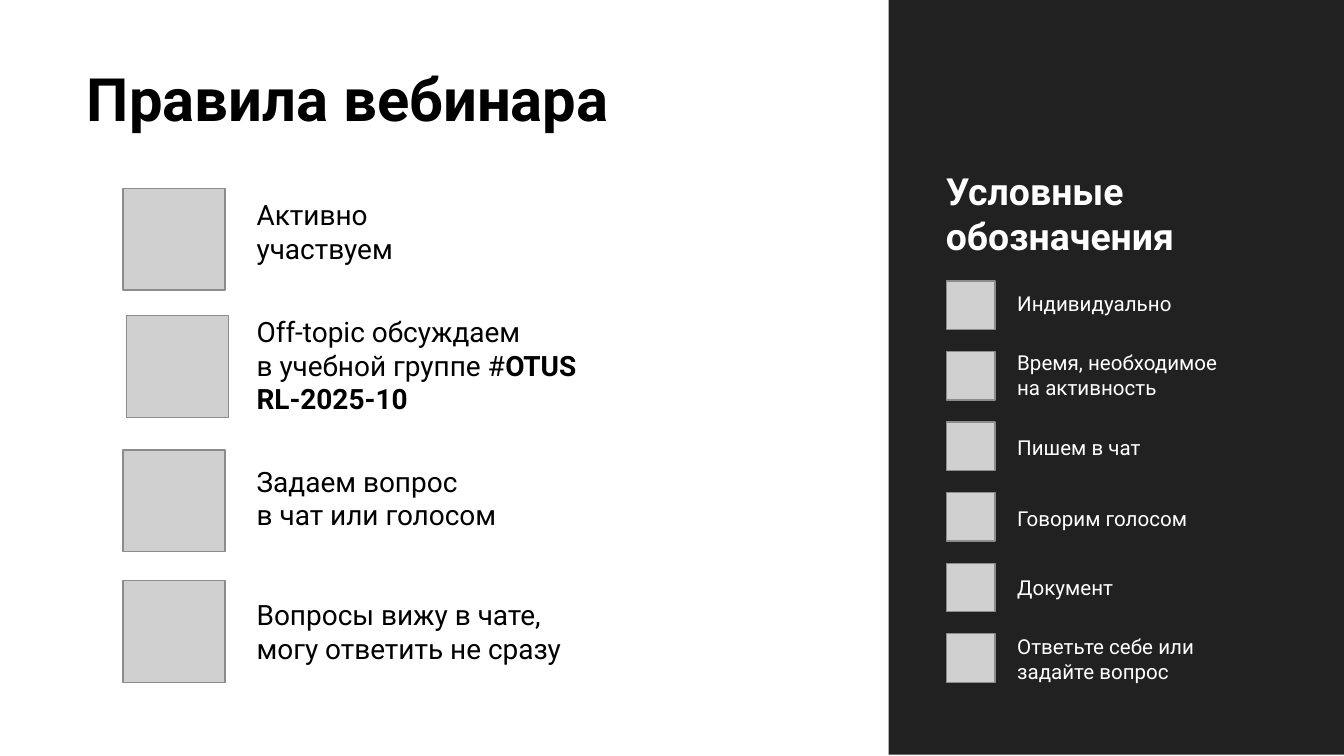
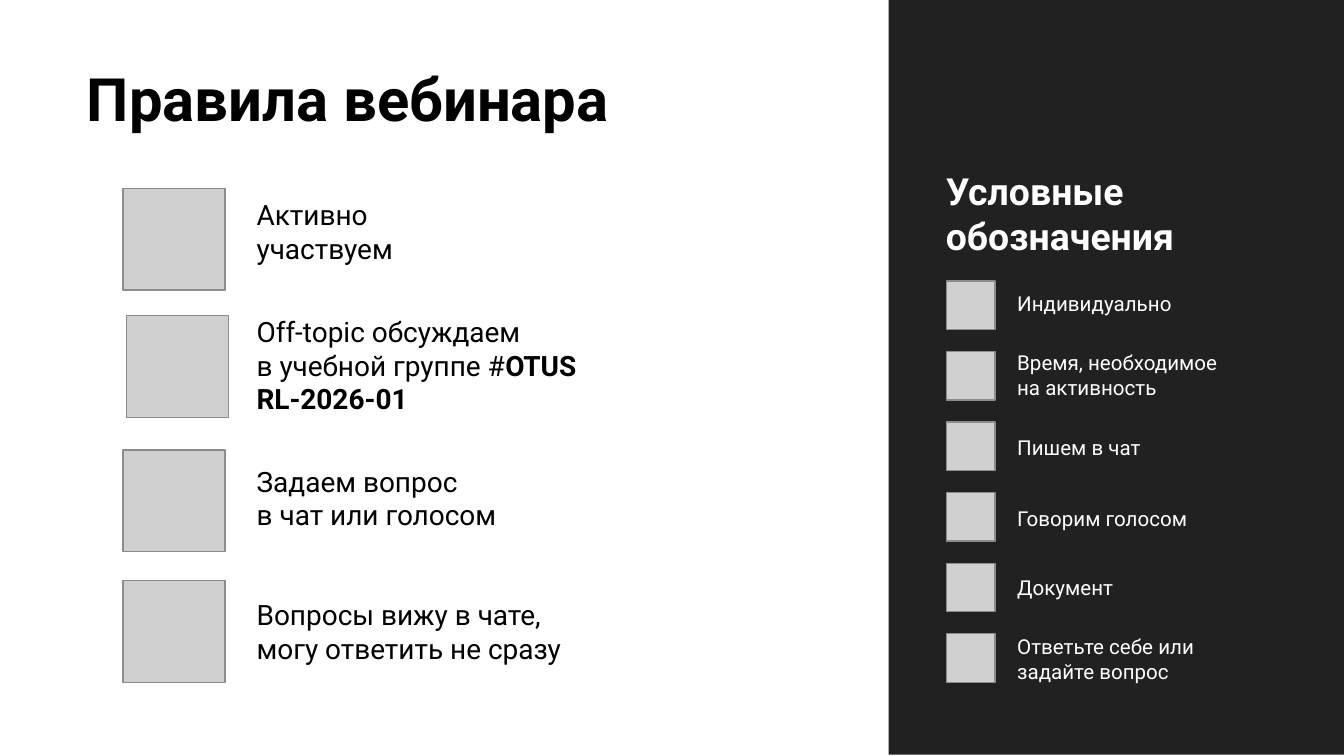
Before and after one commit to stureiko/Otus_lectures, a slide deck: slide 4 of RL/01 - Introduction in Reinforcement Learning/01 - 01 Introduction in RL/Presentation/01_Introduction_in_RL.pptx. Drawn at 1344x756 pixels with LibreOffice and Linux fonts; fonts in the diff are those of the drawing; grey boxes stand for pictures; background and template pictures are left out. Boxes give left, top, right and bottom in pixels: in the first picture for what was removed or moved away, otherwise in the second. Text is boxed around its words. In the diff, an @@ line names an element or a change of style, - is before the commit and + after.

```diff
--- a/RL/01 - Introduction in Reinforcement Learning/01 - 01 Introduction in RL/Presentation/01_Introduction_in_RL.pptx
+++ b/RL/01 - Introduction in Reinforcement Learning/01 - 01 Introduction in RL/Presentation/01_Introduction_in_RL.pptx
@@ text at (257,354,577,410): text changed @@
-в учебной группе #OTUS RL-2025-10
+в учебной группе #OTUS RL-2026-01
```
Also in this commit, not shown: 2 other slides changed, 31 other files.
